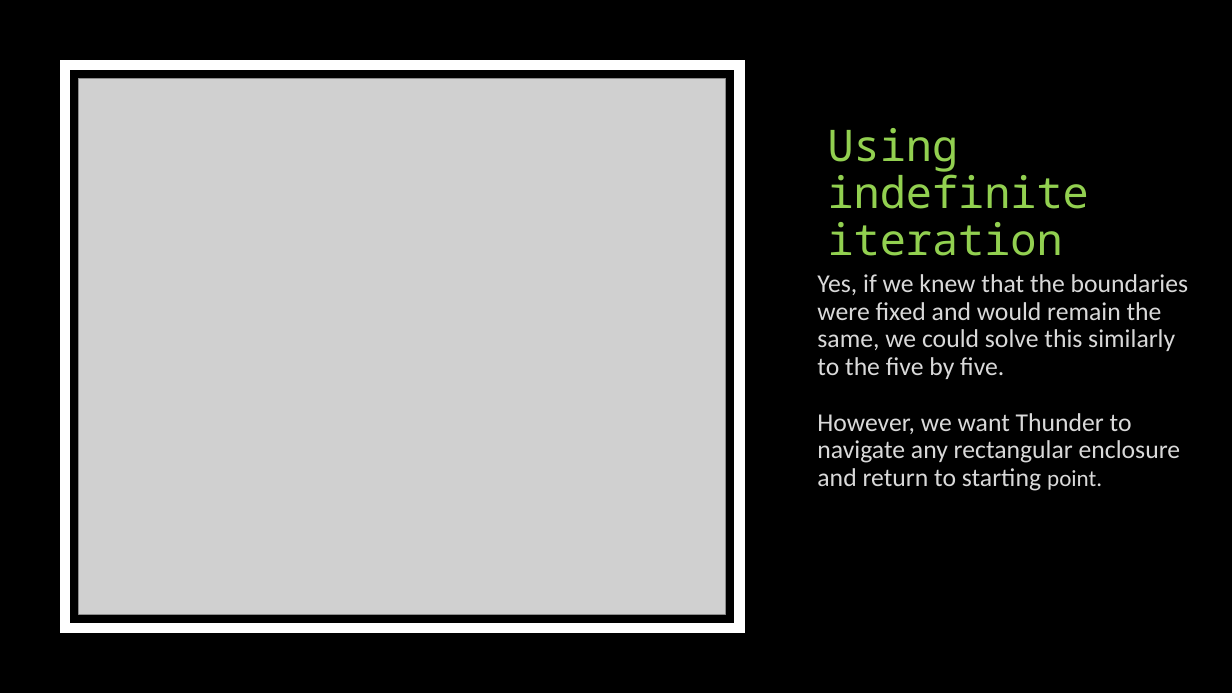
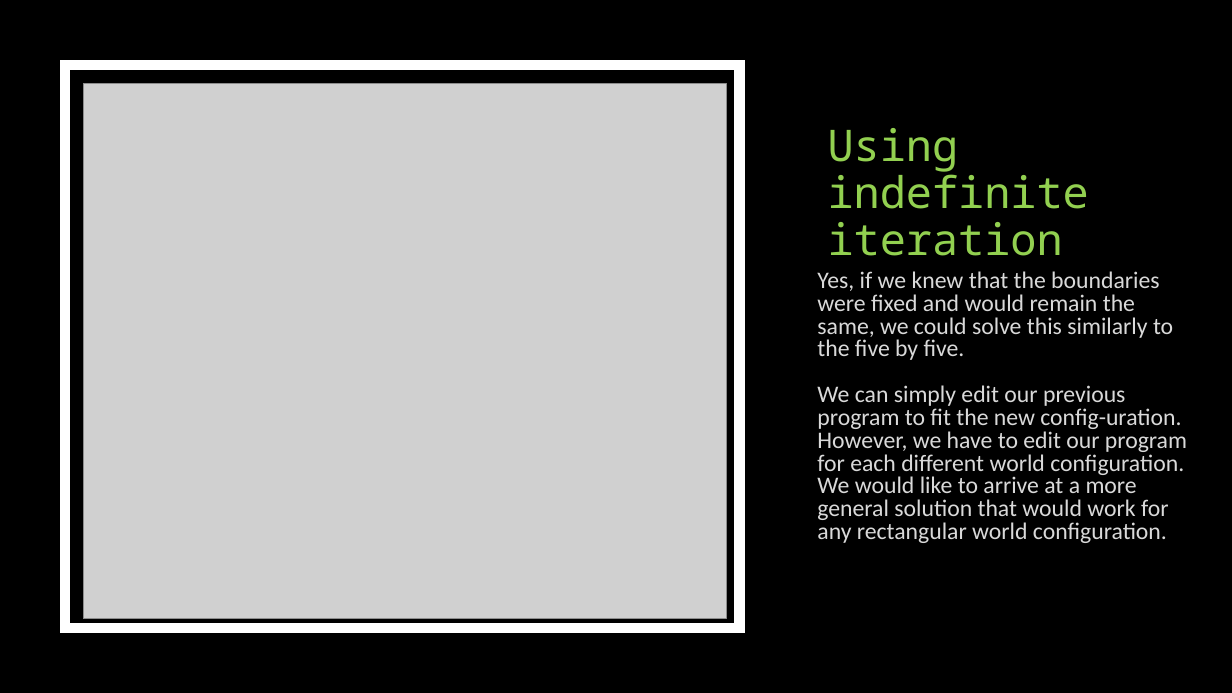
Before and after one commit to HHaiduk/thunder, a slide deck: slide 25 of Thunder_the_Robot.pptx (slide 21 before the commit). Drawn at 1232x693 pixels with LibreOffice and Linux fonts; fonts in the diff are those of the drawing; grey boxes stand for pictures. Boxes give left, top, right and bottom in pixels: in the first picture for what was removed or moved away, otherwise in the second. Text is boxed around its words. In the diff, an @@ line names an element or a change of style, - is before the commit and + after.

```diff
--- a/Thunder_the_Robot.pptx
+++ b/Thunder_the_Robot.pptx
@@ picture: place and size @@
-picture at (79, 79, 726, 615)
+picture at (83, 83, 726, 618)
@@ text at (817, 271, 1173, 360): size 20 to 18.5 pt in "Yes, if we knew that the boundaries ..."; line spacing 0.9 to 0.8 @@
@@ text at (817, 385, 1187, 543): text changed; size 20 to 18.5 pt @@
-However, we want Thunder to navigate any rectangular enclosure and return to starting point.
+We can simply edit our previous program to fit the new config-uration. However, we have to edit our program for each different world configuration. We would like to arrive at a more general solution that would work for any rectangular world configuration.
```
Also in this commit, not shown: 20 other slides changed, 9 slides added, 4 other files.
